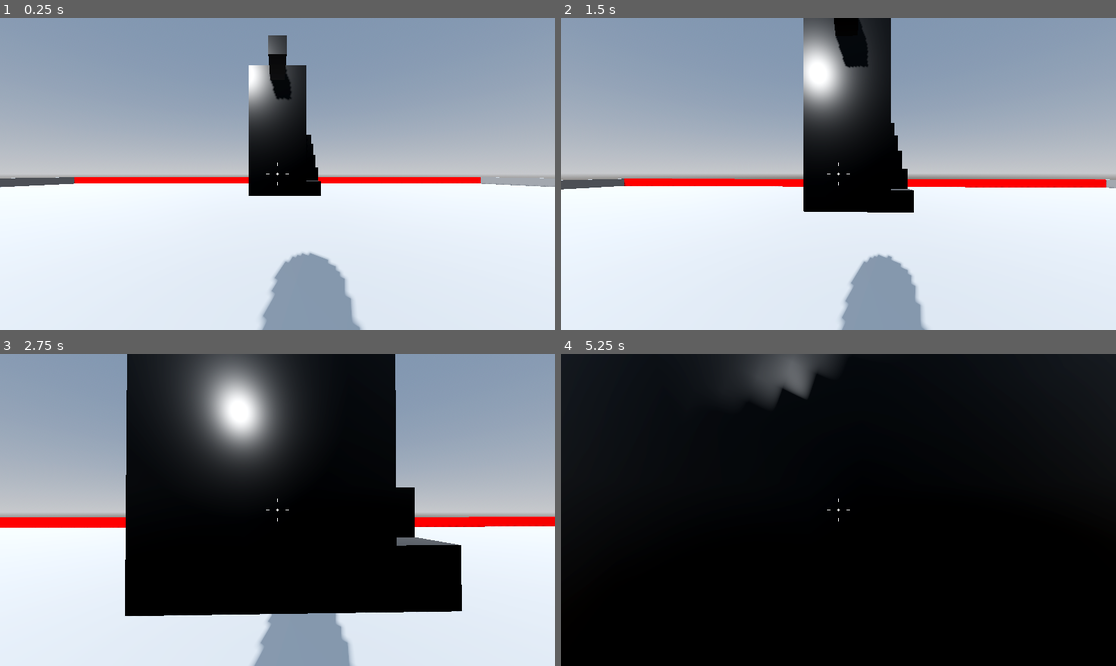
Above: before the commit, frames 1-4 (two rows, left to right).
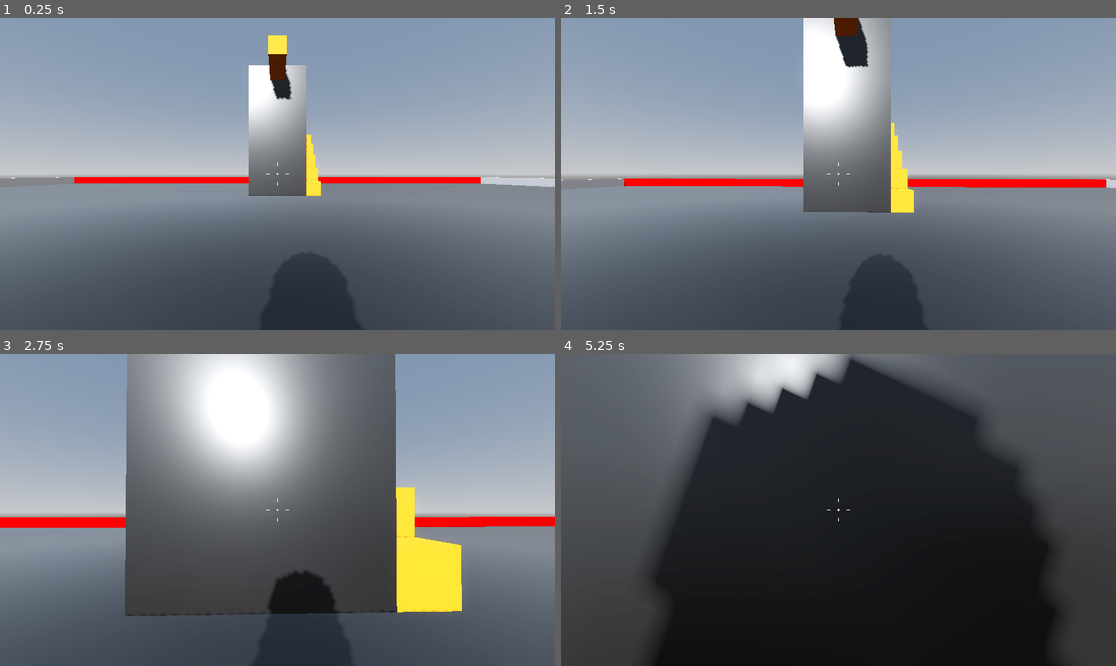
Above: after the commit, the same moments.

Repository: Assasquid/robot_rampage
Game: Godot game, scene res://Scenes/Levels/sand_box.tscn
The game is run twice, just before and just after one commit, with the same random seed, the same clock (stepped at 60 frames per second) and the same inputs.
Inputs (mouse positions are in pixels of both pictures, inside the frame that each line leads up to):
- Up to frame 1 (0.25 s): no input
- Up to frame 2 (1.5 s): tap Enter at 0.5 s; move the mouse to (866, 174) at 0.52 s; hold W (move_forward) from 0.53 s (still down); tap Space (jump) at 0.77 s; move the mouse to (810, 174) at 1.27 s
- Up to frame 3 (2.75 s): keep holding W (move_forward); tap Space (jump) at 1.52 s; move the mouse to (288, 503) at 2.02 s
- Up to frame 4 (5.25 s): keep holding W (move_forward); move the mouse to (832, 516) at 2.77 s; tap Space (jump) at 3.02, 3.77, 4.25, 4.52 s; move the mouse to (877, 513) at 3.52 s; move the mouse to (794, 506) at 4.27 s; move the mouse to (844, 510) at 5.02 s

The runs differ from the first frame. In frame 1, 52% of the frame differs, in the area x 0-100%, y 5-100%; in frame 2, 55%; in frame 3, 70%; in frame 4, 78%, in the area x 0-100%, y 0-100%.

Commit message:
Add some basic materials.

Diff:
--- /dev/null
+++ b/Materials/dark_gray.tres
@@ -0,0 +1,6 @@
+[gd_resource type="StandardMaterial3D" format=3 uid="uid://tjyna3qf3xw7"]
+
+[resource]
+albedo_color = Color(0.258824, 0.258824, 0.258824, 1)
+metallic = 0.8
+roughness = 0.3
--- /dev/null
+++ b/Materials/item_orange.tres
@@ -0,0 +1,5 @@
+[gd_resource type="StandardMaterial3D" format=3 uid="uid://db5l68v7rqwyp"]
+
+[resource]
+albedo_color = Color(0.941176, 0.54902, 0, 1)
+roughness = 0.8
--- /dev/null
+++ b/Materials/metallic_blue.tres
@@ -0,0 +1,6 @@
+[gd_resource type="StandardMaterial3D" format=3 uid="uid://d3thjnycqwcdn"]
+
+[resource]
+albedo_color = Color(0.12549, 0.521569, 1, 1)
+metallic = 1.0
+roughness = 0.63
--- /dev/null
+++ b/Materials/metallic_red.tres
@@ -0,0 +1,6 @@
+[gd_resource type="StandardMaterial3D" format=3 uid="uid://bggvu8vb13dex"]
+
+[resource]
+albedo_color = Color(1, 0, 0, 1)
+metallic = 1.0
+roughness = 0.63
--- /dev/null
+++ b/Materials/metallic_white.tres
@@ -0,0 +1,5 @@
+[gd_resource type="StandardMaterial3D" format=3 uid="uid://bcowfbkdlkkgg"]
+
+[resource]
+metallic = 0.8
+roughness = 0.3
--- a/Scenes/Levels/sand_box.tscn
+++ b/Scenes/Levels/sand_box.tscn
@@ -1,6 +1,11 @@
-[gd_scene load_steps=9 format=3 uid="uid://dtdqrb244x3wg"]
+[gd_scene load_steps=10 format=3 uid="uid://dtdqrb244x3wg"]
 
 [ext_resource type="PackedScene" uid="uid://du507tj6ct103" path="res://Scenes/player.tscn" id="1_uvhpn"]
+[ext_resource type="Material" uid="uid://tjyna3qf3xw7" path="res://Materials/dark_gray.tres" id="2_6erlh"]
+[ext_resource type="Material" uid="uid://bggvu8vb13dex" path="res://Materials/metallic_red.tres" id="2_rsd1k"]
+[ext_resource type="Material" uid="uid://d3thjnycqwcdn" path="res://Materials/metallic_blue.tres" id="3_e33iv"]
+[ext_resource type="Material" uid="uid://bcowfbkdlkkgg" path="res://Materials/metallic_white.tres" id="4_bglnl"]
+[ext_resource type="Material" uid="uid://db5l68v7rqwyp" path="res://Materials/item_orange.tres" id="5_47xnw"]
 
 [sub_resource type="ProceduralSkyMaterial" id="ProceduralSkyMaterial_o3von"]
 sky_horizon_color = Color(0.64625, 0.65575, 0.67075, 1)
@@ -15,25 +20,6 @@
 tonemap_mode = 2
 glow_enabled = true
 
-[sub_resource type="StandardMaterial3D" id="StandardMaterial3D_iy1mu"]
-metallic = 1.0
-roughness = 0.69
-
-[sub_resource type="StandardMaterial3D" id="StandardMaterial3D_g63vk"]
-albedo_color = Color(1, 0, 0, 1)
-metallic = 1.0
-roughness = 0.63
-
-[sub_resource type="StandardMaterial3D" id="StandardMaterial3D_ai4wa"]
-albedo_color = Color(0.12549, 0.521569, 1, 1)
-metallic = 1.0
-roughness = 0.63
-
-[sub_resource type="StandardMaterial3D" id="StandardMaterial3D_2aeto"]
-albedo_color = Color(0, 0, 0, 1)
-metallic = 0.8
-roughness = 0.2
-
 [node name="SandBox" type="Node3D"]
 
 [node name="WorldEnvironment" type="WorldEnvironment" parent="."]
@@ -47,7 +33,7 @@
 transform = Transform3D(1, 0, 0, 0, 1, 0, 0, 0, 1, 0, -0.5, 0)
 use_collision = true
 size = Vector3(64, 1, 64)
-material = SubResource("StandardMaterial3D_iy1mu")
+material = ExtResource("2_6erlh")
 
 [node name="Player" parent="." instance=ExtResource("1_uvhpn")]
 transform = Transform3D(1, 0, 0, 0, 1, 0, 0, 0, 1, 0, 1, 0)
@@ -56,87 +42,89 @@
 transform = Transform3D(1, 0, 0, 0, 1, 0, 0, 0, 1, 0, 0.5, -31.75)
 use_collision = true
 size = Vector3(63, 1, 0.5)
-material = SubResource("StandardMaterial3D_g63vk")
+material = ExtResource("2_rsd1k")
 
 [node name="EastWall" type="CSGBox3D" parent="."]
 transform = Transform3D(1, 0, 0, 0, 1, 0, 0, 0, 1, 31.75, 0.5, 0)
 use_collision = true
 size = Vector3(0.5, 1, 64)
+material = ExtResource("4_bglnl")
 
 [node name="SouthWall" type="CSGBox3D" parent="."]
 transform = Transform3D(1, 0, 0, 0, 1, 0, 0, 0, 1, 0, 0.5, 31.75)
 use_collision = true
 size = Vector3(63, 1, 0.5)
-material = SubResource("StandardMaterial3D_ai4wa")
+material = ExtResource("3_e33iv")
 
 [node name="WestWall" type="CSGBox3D" parent="."]
 transform = Transform3D(1, 0, 0, 0, 1, 0, 0, 0, 1, -31.75, 0.5, 0)
 use_collision = true
 size = Vector3(0.5, 1, 64)
+material = ExtResource("4_bglnl")
 
-[node name="BoxAndStairs" type="Node" parent="."]
+[node name="LevelObjects" type="Node3D" parent="."]
 
-[node name="Squantz" type="CSGBox3D" parent="BoxAndStairs"]
+[node name="Squantz" type="CSGBox3D" parent="LevelObjects"]
 transform = Transform3D(1, 0, 0, 0, 1, 0, 0, 0, 1, 0, 4.5, -16)
 use_collision = true
 size = Vector3(4, 9, 4)
-material = SubResource("StandardMaterial3D_2aeto")
+material = ExtResource("2_6erlh")
 
-[node name="OneMeterBox" type="CSGBox3D" parent="BoxAndStairs"]
+[node name="OneMeterBox" type="CSGBox3D" parent="LevelObjects"]
 transform = Transform3D(1, 0, 0, 0, 1, 0, 0, 0, 1, 2.5, 0.5, -14.5)
 use_collision = true
-material = SubResource("StandardMaterial3D_2aeto")
+material = ExtResource("5_47xnw")
 
-[node name="OneMeterBox2" type="CSGBox3D" parent="BoxAndStairs"]
+[node name="OneMeterBox2" type="CSGBox3D" parent="LevelObjects"]
 transform = Transform3D(1, 0, 0, 0, 1, 0, 0, 0, 1, 0, 8.5, -12.5)
 use_collision = true
 size = Vector3(1, 1, 3)
-material = SubResource("StandardMaterial3D_2aeto")
+material = ExtResource("5_47xnw")
 
-[node name="TwoMetersBox" type="CSGBox3D" parent="BoxAndStairs"]
+[node name="TwoMetersBox" type="CSGBox3D" parent="LevelObjects"]
 transform = Transform3D(1, 0, 0, 0, 1, 0, 0, 0, 1, 2.5, 1, -15.5)
 use_collision = true
 size = Vector3(1, 2, 1)
-material = SubResource("StandardMaterial3D_2aeto")
+material = ExtResource("5_47xnw")
 
-[node name="ThreeMetersBox" type="CSGBox3D" parent="BoxAndStairs"]
+[node name="ThreeMetersBox" type="CSGBox3D" parent="LevelObjects"]
 transform = Transform3D(1, 0, 0, 0, 1, 0, 0, 0, 1, 2.5, 1.5, -16.5)
 use_collision = true
 size = Vector3(1, 3, 1)
-material = SubResource("StandardMaterial3D_2aeto")
+material = ExtResource("5_47xnw")
 
-[node name="FourMetersBox" type="CSGBox3D" parent="BoxAndStairs"]
+[node name="FourMetersBox" type="CSGBox3D" parent="LevelObjects"]
 transform = Transform3D(1, 0, 0, 0, 1, 0, 0, 0, 1, 2.5, 2, -17.5)
 use_collision = true
 size = Vector3(1, 4, 1)
-material = SubResource("StandardMaterial3D_2aeto")
+material = ExtResource("5_47xnw")
 
-[node name="FiveMetersBox" type="CSGBox3D" parent="BoxAndStairs"]
+[node name="FiveMetersBox" type="CSGBox3D" parent="LevelObjects"]
 transform = Transform3D(1, 0, 0, 0, 1, 0, 0, 0, 1, 2.5, 2.5, -18.5)
 use_collision = true
 size = Vector3(1, 5, 1)
-material = SubResource("StandardMaterial3D_2aeto")
+material = ExtResource("5_47xnw")
 
-[node name="SixMetersBox" type="CSGBox3D" parent="BoxAndStairs"]
+[node name="SixMetersBox" type="CSGBox3D" parent="LevelObjects"]
 transform = Transform3D(1, 0, 0, 0, 1, 0, 0, 0, 1, 1.5, 3, -18.5)
 use_collision = true
 size = Vector3(1, 6, 1)
-material = SubResource("StandardMaterial3D_2aeto")
+material = ExtResource("5_47xnw")
 
-[node name="SevenMetersBox" type="CSGBox3D" parent="BoxAndStairs"]
+[node name="SevenMetersBox" type="CSGBox3D" parent="LevelObjects"]
 transform = Transform3D(1, 0, 0, 0, 1, 0, 0, 0, 1, 0.5, 3.5, -18.5)
 use_collision = true
 size = Vector3(1, 7, 1)
-material = SubResource("StandardMaterial3D_2aeto")
+material = ExtResource("5_47xnw")
 
-[node name="EightMetersBox" type="CSGBox3D" parent="BoxAndStairs"]
+[node name="EightMetersBox" type="CSGBox3D" parent="LevelObjects"]
 transform = Transform3D(1, 0, 0, 0, 1, 0, 0, 0, 1, -0.5, 4, -18.5)
 use_collision = true
 size = Vector3(1, 8, 1)
-material = SubResource("StandardMaterial3D_2aeto")
+material = ExtResource("5_47xnw")
 
-[node name="NineMetersBox" type="CSGBox3D" parent="BoxAndStairs"]
+[node name="NineMetersBox" type="CSGBox3D" parent="LevelObjects"]
 transform = Transform3D(1, 0, 0, 0, 1, 0, 0, 0, 1, -1.5, 4.5, -18.5)
 use_collision = true
 size = Vector3(1, 9, 1)
-material = SubResource("StandardMaterial3D_2aeto")
+material = ExtResource("5_47xnw")
